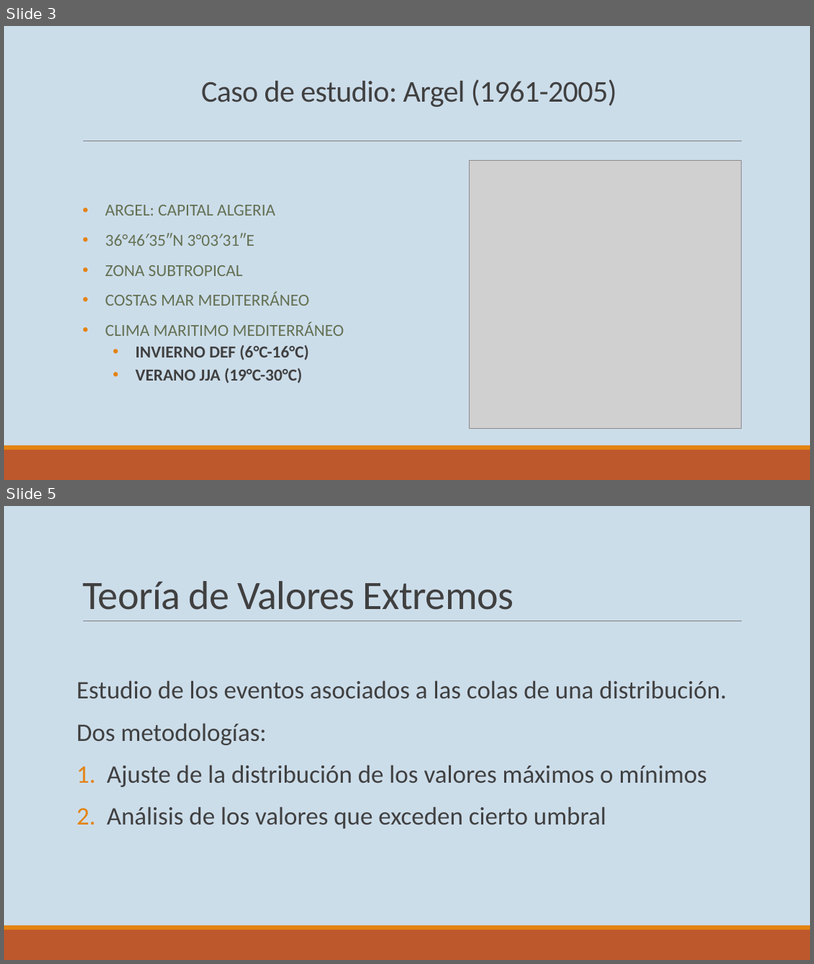
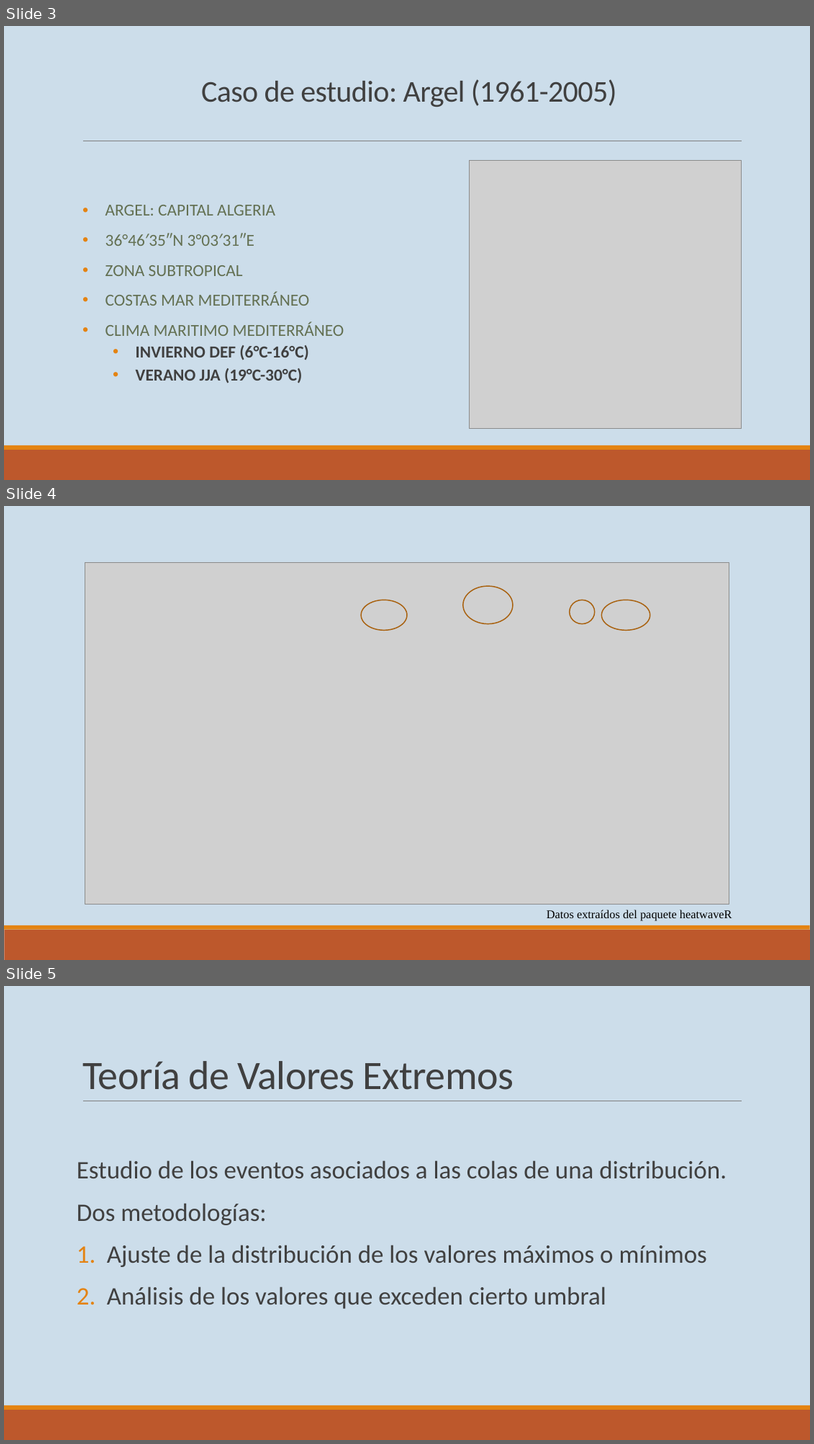
Before and after one commit to carluarevalo/Extreme_value_analysis, a slide deck: TeoriaDeModelos/Teoría.pptx. Shown one above the other, each under a label of ours: slides 3 and 5 before the commit, slides 3, 4 and 5 after it; the slides between them are not shown. The pictures are 814x964 and 814x1444 pixels, drawn with LibreOffice and Linux fonts; fonts in the diff are those of the drawing; grey boxes stand for pictures. Boxes give left, top, right and bottom in pixels: in the first picture for what was removed or moved away, otherwise in the second. Text is boxed around its words. In the diff, an @@ line names an element or a change of style, - is before the commit and + after.

```diff
--- a/TeoriaDeModelos/Teoría.pptx
+++ b/TeoriaDeModelos/Teoría.pptx
@@ slide 4 added at (4,506,810,960), background #CCDDEA; not listed: 2 template elements that a slide beside it also shows @@
@@ picture added at (85,562,730,903) @@
@@ ellipse added at (463,586,513,623), outline #A9610D 1.25 pt @@
@@ ellipse added at (362,600,407,630), outline #A9610D 1.25 pt @@
@@ ellipse added at (570,600,595,624), outline #A9610D 1.25 pt @@
@@ ellipse added at (602,600,651,630), outline #A9610D 1.25 pt @@
@@ text added at (547,909,733,921), 14 pt, text #000000 @@
+Datos extraídos del paquete heatwaveR
```
Also in this commit, not shown: 1 slide removed, 1 other file.
